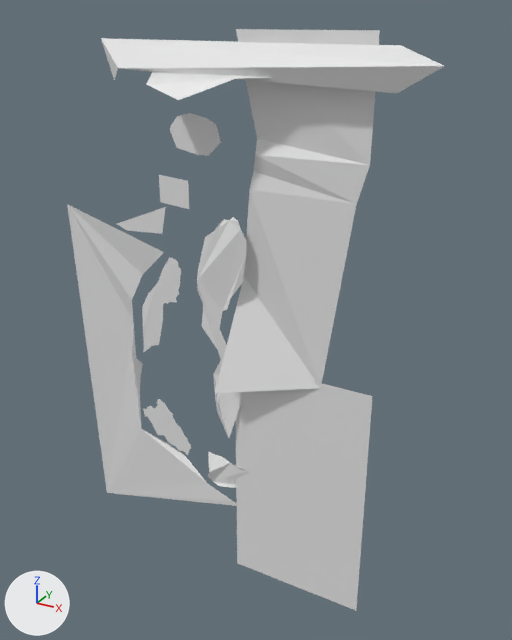
An edit to the Blender file source-assets/mesh.blend, drawn before and after from the same camera.
One viewpoint serves both versions: a camera (50 mm lens) standing at (1184.0, -2018.0, 1140.0) and looking at (56.0, 32.0, 115.0). The axes (+X, +Y, +Z) are drawn at lower left. The lights are the same throughout.
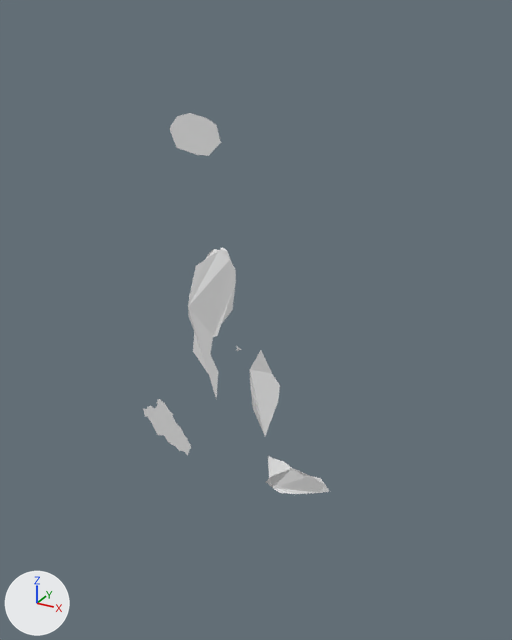
Where the change shows, as pixel boxes (x1, y1, x2, y2) in the pictures (512 x 640 px):
'Plane.006', deleted
    before: (215, 29, 380, 393)
'Plane.010', deleted
    before: (235, 381, 373, 610)
'Plane.005', deleted
    before: (67, 204, 241, 506)
'Plane.011', deleted
    before: (101, 38, 444, 100)
'Plane.007', moved
    before: (197, 217, 246, 363)
    after: (188, 247, 236, 398)
'Plane.002', moved
    before: (213, 361, 241, 438)
    after: (250, 350, 280, 436)
'Plane.003', moved
    before: (208, 451, 250, 488)
    after: (266, 456, 329, 494)
'Plane', deleted
    before: (142, 258, 181, 353)
'Plane.009', deleted
    before: (159, 175, 189, 209)
'Plane.008', deleted
    before: (117, 207, 166, 234)

What changed in the scene script:
```text
Remove ob_plane:
    ob_plane = bpy.data.objects.new('Plane', me_plane)
    ob_plane.location = (-349.0, 0.0, 104.0)
    ob_plane.rotation_euler = (0.0, -0.608, 0.0)  # degrees (0, -35, 0)
Change ob_plane_002:
    ob_plane_002.location: (-50.0, -4.0, -184.0) -> (109.0, -4.0, -124.0)
Change ob_plane_003:
    ob_plane_003.location: (-44.0, 0.0, -562.0) -> (228.0, 0.0, -493.0)
Change ob_plane_007:
    ob_plane_007.location: (-98.0, 0.0, 169.0) -> (-142.0, 0.0, 56.0)
Remove ob_plane_008:
    ob_plane_008 = bpy.data.objects.new('Plane.008', me_plane_010)
    ob_plane_008.location = (-403.0, 0.0, 461.0)
    ob_plane_008.rotation_euler = (1.571, 0.0, 0.0)  # degrees (90, 0, 0)
Remove ob_plane_005:
    ob_plane_005 = bpy.data.objects.new('Plane.005', me_plane_007)
    ob_plane_005.location = (-627.0, 0.0, 164.0)
    ob_plane_005.rotation_euler = (1.571, 0.0, 0.0)  # degrees (90, 0, 0)
Remove ob_plane_009:
    ob_plane_009 = bpy.data.objects.new('Plane.009', me_plane_013)
    ob_plane_009.location = (-266.0, 0.0, 557.0)
    ob_plane_009.rotation_euler = (1.571, 0.0, 0.0)  # degrees (90, 0, 0)
Remove ob_plane_006:
    ob_plane_006 = bpy.data.objects.new('Plane.006', me_plane_020)
    ob_plane_006.location = (197.0, 0.0, -25.0)
    ob_plane_006.rotation_euler = (1.571, 0.0, 0.0)  # degrees (90, 0, 0)
Remove ob_plane_010:
    ob_plane_010 = bpy.data.objects.new('Plane.010', me_plane_021)
    ob_plane_010.location = (471.0, 0.0, -964.0)
    ob_plane_010.rotation_euler = (1.571, 0.0, 0.0)  # degrees (90, 0, 0)
Remove ob_plane_011:
    ob_plane_011 = bpy.data.objects.new('Plane.011', me_plane_022)
    ob_plane_011.location = (176.0, 0.0, 884.0)
    ob_plane_011.rotation_euler = (1.571, 0.0, 0.0)  # degrees (90, 0, 0)
```
